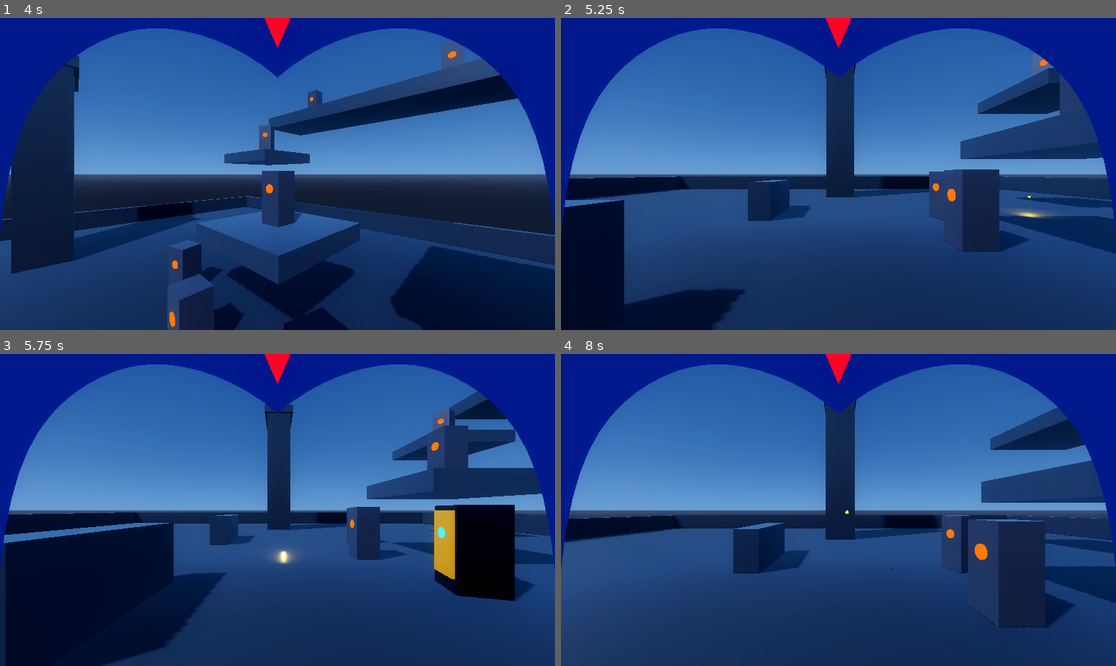
Above: before the commit, frames 1-4 (two rows, left to right).
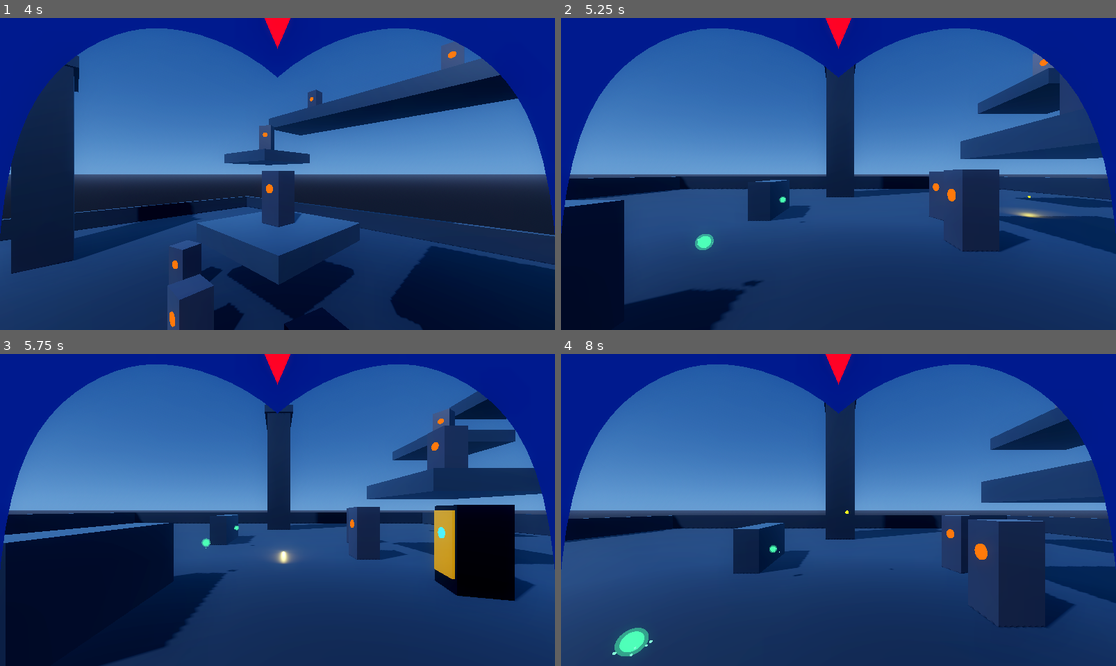
Above: after the commit, the same moments.

Repository: b6-stack/mega-man-x-remade
Game: Godot game, scene res://scenes/test_arena.tscn
The game is run twice, just before and just after one commit, with the same random seed, the same clock (stepped at 60 frames per second) and the same inputs.
Inputs (mouse positions are in pixels of both pictures, inside the frame that each line leads up to):
- Up to frame 1 (4 s): tap Enter (ui_accept) at 0.5, 0.77, 1.07, 3.77 s; move the mouse to (399, 158) at 0.52 s; hold D 0.53-1.25 s; hold Space 0.53-1.25 s; click (399, 158) at 0.67 s; drag from (166, 189) to (249, 236) at 1.27 s; move the mouse to (333, 105) at 2.02 s; hold D 2.03-2.75 s; hold Q 2.03-2.75 s; drag from (249, 236) to (111, 127) at 2.77 s; move the mouse to (444, 220) at 3.52 s; hold A from 3.53 s (still down); hold Space from 3.53 s (still down)
- Up to frame 2 (5.25 s): tap Enter (ui_accept) at 4.07 s; release A at 4.25 s; release Space at 4.25 s; drag from (672, 127) to (755, 96) at 4.27 s; move the mouse to (866, 174) at 5.02 s; hold S from 5.03 s (still down); hold Q from 5.03 s (still down); click (866, 174) at 5.17 s
- Up to frame 3 (5.75 s): keep holding S; keep holding Q
- Up to frame 4 (8 s): release S at 5.75 s; release Q at 5.75 s; drag from (755, 432) to (727, 525) at 5.77 s; move the mouse to (960, 494) at 6.52 s; hold W 6.53-7.25 s; hold Space 6.53-7.25 s; tap Enter (ui_accept) at 6.77, 7.07 s; drag from (727, 525) to (810, 572) at 7.27 s

Frame 1 is identical in both runs. In frame 2, 0.2% of the frame differs, in the area x 24-44%, y 57-86%; in frame 3, less than 0.1%; in frame 4, 0.5%, in the area x 9-44%, y 61-97%.

Commit message:
feat(items): add small (+1 HP) and big (+3 HP) health pickups, low-health red flashing helmet jewel, and reduce spark count to 8

Diff:
--- /dev/null
+++ b/scenes/items/health_pickup_big.tscn
@@ -0,0 +1,130 @@
+[gd_scene load_steps=15 format=3 uid="uid://c8bigpickup"]
+
+[ext_resource type="Script" path="res://scripts/items/health_pickup.gd" id="1_pickup"]
+
+[sub_resource type="CylinderShape3D" id="CylinderShape3D_pickup"]
+height = 0.6
+radius = 0.25
+
+[sub_resource type="StandardMaterial3D" id="StandardMaterial3D_case_metal"]
+albedo_color = Color(0.18, 0.22, 0.28, 1)
+metallic = 0.85
+roughness = 0.25
+
+[sub_resource type="CylinderMesh" id="CylinderMesh_cap"]
+material = SubResource("StandardMaterial3D_case_metal")
+top_radius = 0.12
+bottom_radius = 0.12
+height = 0.04
+
+[sub_resource type="StandardMaterial3D" id="StandardMaterial3D_handle"]
+albedo_color = Color(0.85, 0.7, 0.15, 1)
+metallic = 0.9
+roughness = 0.2
+
+[sub_resource type="TorusMesh" id="TorusMesh_handle"]
+material = SubResource("StandardMaterial3D_handle")
+inner_radius = 0.04
+outer_radius = 0.075
+
+[sub_resource type="CylinderMesh" id="CylinderMesh_strut"]
+material = SubResource("StandardMaterial3D_case_metal")
+top_radius = 0.01
+bottom_radius = 0.01
+height = 0.22
+
+[sub_resource type="StandardMaterial3D" id="StandardMaterial3D_glass"]
+transparency = 1
+albedo_color = Color(0.5, 0.85, 1, 0.25)
+roughness = 0.1
+
+[sub_resource type="CylinderMesh" id="CylinderMesh_glass"]
+material = SubResource("StandardMaterial3D_glass")
+top_radius = 0.105
+bottom_radius = 0.105
+height = 0.22
+
+[sub_resource type="StandardMaterial3D" id="StandardMaterial3D_big_core"]
+resource_local_to_scene = true
+shading_mode = 0
+albedo_color = Color(0.15, 1, 0.55, 1)
+emission_enabled = true
+emission = Color(0.1, 1, 0.5, 1)
+emission_energy_multiplier = 8.0
+
+[sub_resource type="SphereMesh" id="SphereMesh_big_core"]
+material = SubResource("StandardMaterial3D_big_core")
+radius = 0.075
+height = 0.15
+
+[sub_resource type="ParticleProcessMaterial" id="ParticleProcessMaterial_spark"]
+emission_shape = 1
+emission_sphere_radius = 0.12
+gravity = Vector3(0, 0.3, 0)
+initial_velocity_min = 0.15
+initial_velocity_max = 0.4
+scale_min = 0.6
+scale_max = 1.2
+
+[sub_resource type="StandardMaterial3D" id="StandardMaterial3D_spark"]
+shading_mode = 0
+albedo_color = Color(0.4, 1, 0.7, 1)
+emission_enabled = true
+emission = Color(0.4, 1, 0.7, 1)
+emission_energy_multiplier = 6.0
+
+[sub_resource type="SphereMesh" id="SphereMesh_spark"]
+material = SubResource("StandardMaterial3D_spark")
+radius = 0.014
+height = 0.028
+
+[node name="HealthPickupBig" type="Area3D"]
+collision_layer = 16
+collision_mask = 4
+script = ExtResource("1_pickup")
+heal_amount = 3
+
+[node name="CollisionShape3D" type="CollisionShape3D" parent="."]
+shape = SubResource("CylinderShape3D_pickup")
+
+[node name="Visuals" type="Node3D" parent="."]
+
+[node name="BaseCap" type="MeshInstance3D" parent="Visuals"]
+transform = Transform3D(1, 0, 0, 0, 1, 0, 0, 0, 1, 0, -0.12, 0)
+mesh = SubResource("CylinderMesh_cap")
+
+[node name="TopCap" type="MeshInstance3D" parent="Visuals"]
+transform = Transform3D(1, 0, 0, 0, 1, 0, 0, 0, 1, 0, 0.12, 0)
+mesh = SubResource("CylinderMesh_cap")
+
+[node name="Handle" type="MeshInstance3D" parent="Visuals"]
+transform = Transform3D(1, 0, 0, 0, -4.37114e-08, -1, 0, 1, -4.37114e-08, 0, 0.18, 0)
+mesh = SubResource("TorusMesh_handle")
+
+[node name="GlassChamber" type="MeshInstance3D" parent="Visuals"]
+mesh = SubResource("CylinderMesh_glass")
+
+[node name="Strut1" type="MeshInstance3D" parent="Visuals"]
+transform = Transform3D(1, 0, 0, 0, 1, 0, 0, 0, 1, 0.105, 0, 0)
+mesh = SubResource("CylinderMesh_strut")
+
+[node name="Strut2" type="MeshInstance3D" parent="Visuals"]
+transform = Transform3D(1, 0, 0, 0, 1, 0, 0, 0, 1, -0.105, 0, 0)
+mesh = SubResource("CylinderMesh_strut")
+
+[node name="Strut3" type="MeshInstance3D" parent="Visuals"]
+transform = Transform3D(1, 0, 0, 0, 1, 0, 0, 0, 1, 0, 0, 0.105)
+mesh = SubResource("CylinderMesh_strut")
+
+[node name="Strut4" type="MeshInstance3D" parent="Visuals"]
+transform = Transform3D(1, 0, 0, 0, 1, 0, 0, 0, 1, 0, 0, -0.105)
+mesh = SubResource("CylinderMesh_strut")
+
+[node name="CoreOrb" type="MeshInstance3D" parent="Visuals"]
+mesh = SubResource("SphereMesh_big_core")
+
+[node name="Particles" type="GPUParticles3D" parent="Visuals"]
+amount = 16
+lifetime = 0.45
+process_material = SubResource("ParticleProcessMaterial_spark")
+draw_pass_1 = SubResource("SphereMesh_spark")
--- /dev/null
+++ b/scenes/items/health_pickup_small.tscn
@@ -0,0 +1,73 @@
+[gd_scene load_steps=10 format=3 uid="uid://c8smallpickup"]
+
+[ext_resource type="Script" path="res://scripts/items/health_pickup.gd" id="1_pickup"]
+
+[sub_resource type="SphereShape3D" id="SphereShape3D_pickup"]
+radius = 0.28
+
+[sub_resource type="StandardMaterial3D" id="StandardMaterial3D_core"]
+resource_local_to_scene = true
+shading_mode = 0
+albedo_color = Color(0.2, 1, 0.5, 1)
+emission_enabled = true
+emission = Color(0.15, 1, 0.45, 1)
+emission_energy_multiplier = 7.0
+
+[sub_resource type="SphereMesh" id="SphereMesh_core"]
+material = SubResource("StandardMaterial3D_core")
+radius = 0.08
+height = 0.16
+
+[sub_resource type="StandardMaterial3D" id="StandardMaterial3D_halo"]
+transparency = 1
+shading_mode = 0
+albedo_color = Color(0.3, 1, 0.6, 0.35)
+
+[sub_resource type="SphereMesh" id="SphereMesh_halo"]
+material = SubResource("StandardMaterial3D_halo")
+radius = 0.11
+height = 0.22
+
+[sub_resource type="ParticleProcessMaterial" id="ParticleProcessMaterial_spark"]
+emission_shape = 1
+emission_sphere_radius = 0.14
+gravity = Vector3(0, 0.2, 0)
+initial_velocity_min = 0.1
+initial_velocity_max = 0.3
+scale_min = 0.5
+scale_max = 1.0
+
+[sub_resource type="StandardMaterial3D" id="StandardMaterial3D_spark"]
+shading_mode = 0
+albedo_color = Color(0.4, 1, 0.7, 1)
+emission_enabled = true
+emission = Color(0.4, 1, 0.7, 1)
+emission_energy_multiplier = 6.0
+
+[sub_resource type="SphereMesh" id="SphereMesh_spark"]
+material = SubResource("StandardMaterial3D_spark")
+radius = 0.012
+height = 0.024
+
+[node name="HealthPickupSmall" type="Area3D"]
+collision_layer = 16
+collision_mask = 4
+script = ExtResource("1_pickup")
+heal_amount = 1
+
+[node name="CollisionShape3D" type="CollisionShape3D" parent="."]
+shape = SubResource("SphereShape3D_pickup")
+
+[node name="Visuals" type="Node3D" parent="."]
+
+[node name="CoreOrb" type="MeshInstance3D" parent="Visuals"]
+mesh = SubResource("SphereMesh_core")
+
+[node name="HaloMesh" type="MeshInstance3D" parent="Visuals"]
+mesh = SubResource("SphereMesh_halo")
+
+[node name="Particles" type="GPUParticles3D" parent="Visuals"]
+amount = 12
+lifetime = 0.4
+process_material = SubResource("ParticleProcessMaterial_spark")
+draw_pass_1 = SubResource("SphereMesh_spark")
--- a/scenes/player.tscn
+++ b/scenes/player.tscn
@@ -271,8 +271,8 @@
 [node name="ElectricAuraLeft" type="GPUParticles3D" parent="XROrigin3D/LeftController/LeftHandOffset"]
 transform = Transform3D(1, 0, 0, 0, 1, 0, 0, 0, 1, 0, 0, -0.04)
 emitting = false
-amount = 16
-lifetime = 0.18
+amount = 8
+lifetime = 0.16
 process_material = SubResource("ParticleProcessMaterial_electric_aura")
 draw_pass_1 = SubResource("BoxMesh_spark_shard")
 
@@ -356,8 +356,8 @@
 [node name="ElectricAuraRight" type="GPUParticles3D" parent="XROrigin3D/RightController/RightHandOffset"]
 transform = Transform3D(1, 0, 0, 0, 1, 0, 0, 0, 1, 0, 0, -0.08)
 emitting = false
-amount = 16
-lifetime = 0.18
+amount = 8
+lifetime = 0.16
 process_material = SubResource("ParticleProcessMaterial_electric_aura")
 draw_pass_1 = SubResource("BoxMesh_spark_shard")
 
--- a/scenes/test_arena.tscn
+++ b/scenes/test_arena.tscn
@@ -3,6 +3,8 @@
 [ext_resource type="PackedScene" path="res://scenes/player.tscn" id="1_player"]
 [ext_resource type="PackedScene" path="res://scenes/target_dummy.tscn" id="2_dummy"]
 [ext_resource type="PackedScene" path="res://scenes/armored_target_dummy.tscn" id="3_armored_dummy"]
+[ext_resource type="PackedScene" uid="uid://c8smallpickup" path="res://scenes/items/health_pickup_small.tscn" id="4_pickup_small"]
+[ext_resource type="PackedScene" uid="uid://c8bigpickup" path="res://scenes/items/health_pickup_big.tscn" id="5_pickup_big"]
 
 [sub_resource type="ProceduralSkyMaterial" id="ProceduralSkyMaterial_sky"]
 sky_top_color = Color(0.12, 0.25, 0.45, 1)
@@ -379,6 +381,21 @@
 [node name="TargetDummy_Monolith" parent="Dummies" instance=ExtResource("2_dummy")]
 transform = Transform3D(0.258819, 0, 0.965926, 0, 1, 0, -0.965926, 0, 0.258819, -12, 10.6, 0)
 
+
+[node name="Pickups" type="Node3D" parent="."]
+
+[node name="HealthPickupSmall_Left" parent="Pickups" instance=ExtResource("4_pickup_small")]
+transform = Transform3D(1, 0, 0, 0, 1, 0, 0, 0, 1, -2, 0.8, 2)
+
+[node name="HealthPickupSmall_Right" parent="Pickups" instance=ExtResource("4_pickup_small")]
+transform = Transform3D(1, 0, 0, 0, 1, 0, 0, 0, 1, 2, 0.8, 2)
+
+[node name="HealthPickupBig_Step1" parent="Pickups" instance=ExtResource("5_pickup_big")]
+transform = Transform3D(1, 0, 0, 0, 1, 0, 0, 0, 1, 0, 3.4, -6)
+
+[node name="HealthPickupBig_Bridge" parent="Pickups" instance=ExtResource("5_pickup_big")]
+transform = Transform3D(1, 0, 0, 0, 1, 0, 0, 0, 1, 0, 9.4, -14)
+
 [node name="VRPlayer" parent="." instance=ExtResource("1_player")]
 transform = Transform3D(1, 0, 0, 0, 1, 0, 0, 0, 1, 0, 0, 0)
 
--- /dev/null
+++ b/scripts/items/health_pickup.gd
@@ -0,0 +1,74 @@
+extends Area3D
+class_name HealthPickup
+
+@export var heal_amount: int = 1
+@export var bob_amplitude: float = 0.08
+@export var bob_speed: float = 2.5
+@export var rotate_speed: float = 1.8
+
+@onready var orb_mesh: MeshInstance3D = get_node_or_null("Visuals/CoreOrb")
+@onready var particles: GPUParticles3D = get_node_or_null("Visuals/Particles")
+
+var _base_y: float = 0.0
+var _time_passed: float = 0.0
+var _is_collected: bool = false
+
+func _ready() -> void:
+	_base_y = position.y
+	# Connect collision detection
+	body_entered.connect(_on_body_entered)
+	area_entered.connect(_on_area_entered)
+
+	# Randomize initial phase so multiple pickups don't bob in identical sync
+	_time_passed = randf() * 10.0
+
+func _process(delta: float) -> void:
+	if _is_collected:
+		return
+
+	_time_passed += delta
+	# Floating bob animation
+	position.y = _base_y + sin(_time_passed * bob_speed) * bob_amplitude
+	# Smooth rotation
+	rotate_y(rotate_speed * delta)
+
+	# Subtle energy core pulse
+	if orb_mesh and orb_mesh.material_override is StandardMaterial3D:
+		var mat: StandardMaterial3D = orb_mesh.material_override
+		var pulse: float = sin(_time_passed * 4.0) * 0.5 + 0.5
+		mat.emission_energy_multiplier = lerpf(5.0, 9.0, pulse)
+
+func _on_body_entered(body: Node3D) -> void:
+	_try_pickup(body)
+
+func _on_area_entered(area: Area3D) -> void:
+	_try_pickup(area)
+	if area.get_parent():
+		_try_pickup(area.get_parent())
+
+func _try_pickup(target: Node) -> void:
+	if _is_collected or not is_instance_valid(target):
+		return
+
+	var player: VRPlayer = null
+	if target is VRPlayer:
+		player = target
+	elif target.has_method("heal"):
+		player = target as VRPlayer
+	elif target.get_parent() and target.get_parent() is VRPlayer:
+		player = target.get_parent() as VRPlayer
+
+	if player and player.has_method("heal"):
+		if player.heal(heal_amount):
+			_collect()
+
+func _collect() -> void:
+	_is_collected = true
+	# Turn off collision
+	set_deferred("monitoring", false)
+	set_deferred("monitorable", false)
+
+	# Quick scale-down pop
+	var tween := create_tween()
+	tween.tween_property(self, "scale", Vector3(0.01, 0.01, 0.01), 0.12).set_trans(Tween.TRANS_BACK).set_ease(Tween.EASE_IN)
+	tween.tween_callback(queue_free)
--- a/scripts/player.gd
+++ b/scripts/player.gd
@@ -37,6 +37,7 @@
 
 @onready var xr_origin: XROrigin3D = $XROrigin3D
 @onready var xr_camera: XRCamera3D = $XROrigin3D/XRCamera3D
+@onready var forehead_gem: MeshInstance3D = get_node_or_null("XROrigin3D/XRCamera3D/HelmetVisorFrame/ForeheadGem")
 @onready var left_controller: XRController3D = $XROrigin3D/LeftController
 @onready var right_controller: XRController3D = $XROrigin3D/RightController
 @onready var left_hand_offset: Node3D = get_node_or_null("XROrigin3D/LeftController/LeftHandOffset")
@@ -78,6 +79,10 @@
 	current_health = max_health
 	if energy_gauge:
 		energy_gauge.set_health(current_health, max_health)
+
+	# Make forehead gem material local for low-health emergency pulsing
+	if forehead_gem and forehead_gem.mesh and forehead_gem.mesh.material:
+		forehead_gem.material_override = forehead_gem.mesh.material.duplicate()
 
 	_apply_controller_profile()
 	_init_openxr()
@@ -168,6 +173,15 @@
 		if laser_pointer:
 			laser_pointer.set_active(true)
 
+func heal(amount: int) -> bool:
+	if is_dead or current_health >= max_health:
+		return false
+	current_health = mini(max_health, current_health + amount)
+	if energy_gauge:
+		energy_gauge.set_health(current_health, max_health)
+	_trigger_haptic(0.4, 0.12)
+	return true
+
 func take_damage(amount: int, hit_source_pos: Vector3 = Vector3.ZERO) -> void:
 	if is_dead or invincible_timer > 0.0:
 		return
@@ -240,6 +254,9 @@
 			if electric_aura_left: electric_aura_left.emitting = false
 			if electric_aura_right: electric_aura_right.emitting = false
 
+	# Low Health Forehead Gem Red Flashes (When down to <= 2 dots)
+	_update_helmet_jewel()
+
 	# Death Screen Whiteout Transition
 	if is_dead and _whiteout_progress < 1.0:
 		_whiteout_progress += delta / 1.2
@@ -249,6 +266,22 @@
 
 		if _whiteout_progress >= 1.0 and game_over_menu and not game_over_menu.is_active:
 			game_over_menu.open(xr_camera.global_transform)
+
+func _update_helmet_jewel() -> void:
+	if not forehead_gem:
+		return
+	var mat: StandardMaterial3D = forehead_gem.material_override as StandardMaterial3D
+	if not mat:
+		return
+
+	if current_health <= 2 and current_health > 0 and not is_dead:
+		# Rapid pulsing emergency red flashes
+		var pulse: float = sin(Time.get_ticks_msec() * 0.02) * 0.5 + 0.5
+		mat.emission_energy_multiplier = lerpf(1.5, 12.0, pulse)
+		mat.albedo_color = Color(1.0, 0.02 + 0.1 * (1.0 - pulse), 0.05 + 0.1 * (1.0 - pulse), 1.0)
+	else:
+		mat.emission_energy_multiplier = 6.0
+		mat.albedo_color = Color(1.0, 0.05, 0.12, 1.0)
 
 func _try_jump() -> bool:
 	if is_dead:
Not shown, added: scripts/items/health_pickup.gd.uid
